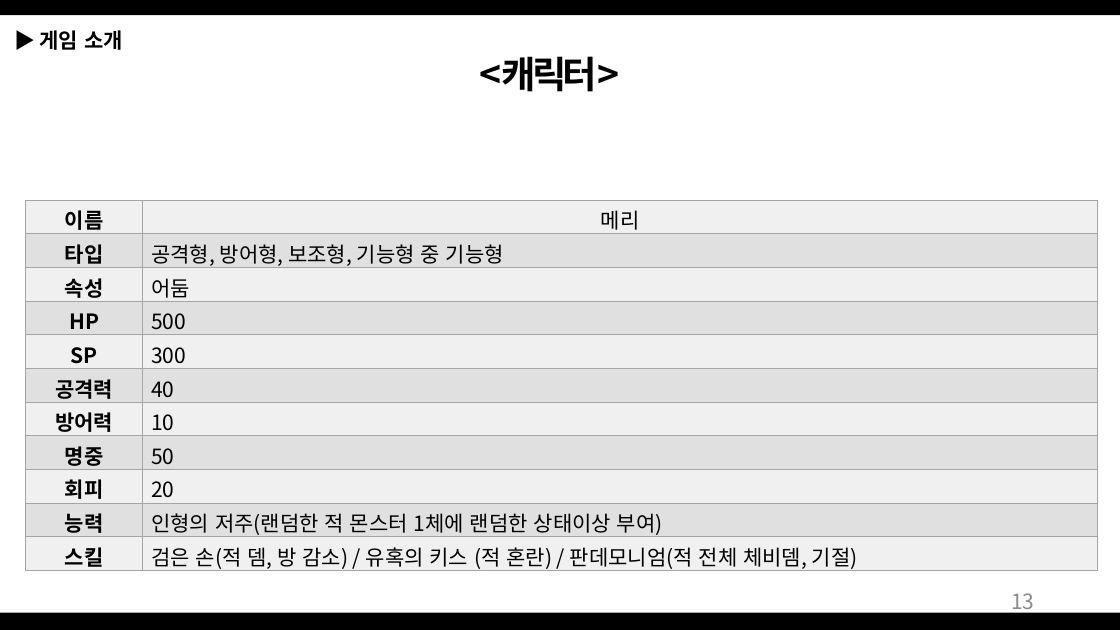
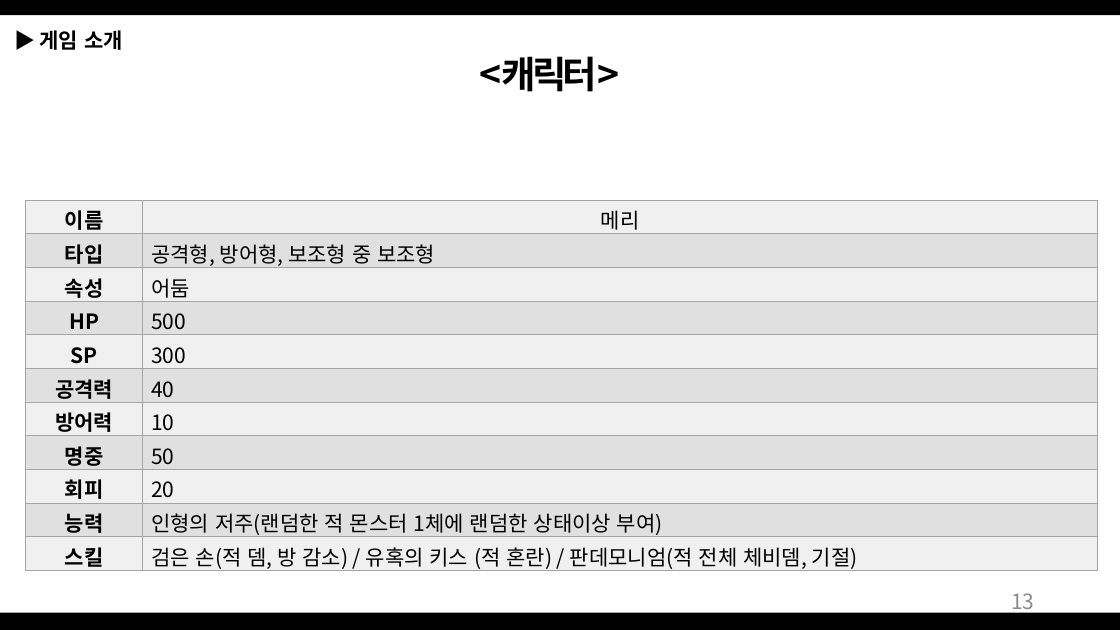
Before and after one commit to Bumizi/GameDesign, a slide deck: slide 13 of 2018 동계방학 기획자 특훈/Dungeon Tamer_190103.pptx. Drawn at 1120x630 pixels with LibreOffice and Linux fonts; fonts in the diff are those of the drawing. Boxes give left, top, right and bottom in pixels: in the first picture for what was removed or moved away, otherwise in the second. Text is boxed around its words. In the diff, an @@ line names an element or a change of style, - is before the commit and + after.

```diff
--- a/2018 동계방학 기획자 특훈/Dungeon Tamer_190103.pptx
+++ b/2018 동계방학 기획자 특훈/Dungeon Tamer_190103.pptx
@@ table at [26,201,1097,573] @@
-row 2, column 2: 공격형, 방어형, 보조형, 기능형 중 기능형
+row 2, column 2: 공격형, 방어형, 보조형 중 보조형
```
Also in this commit, not shown: 12 other slides changed.
